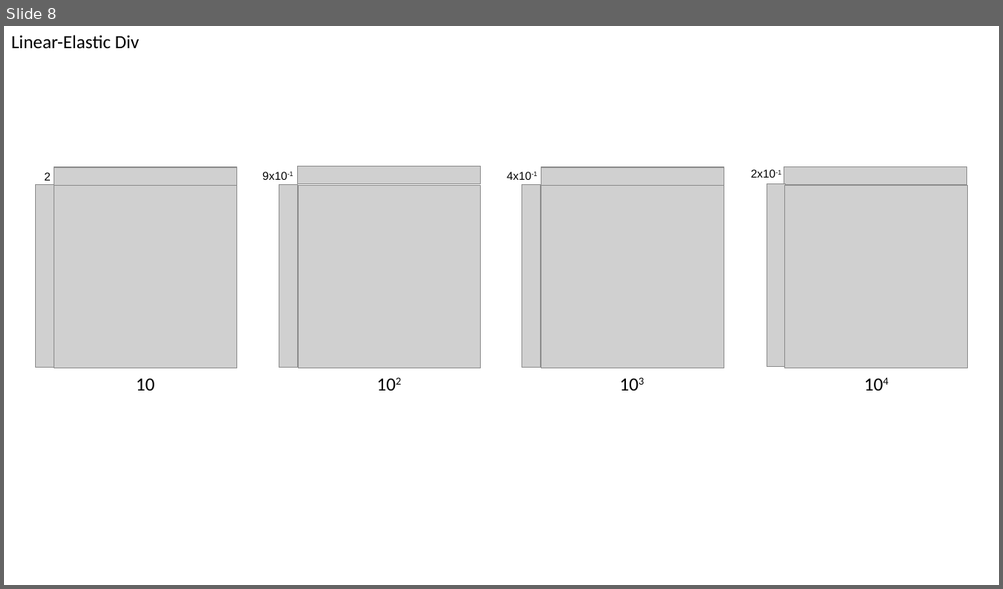
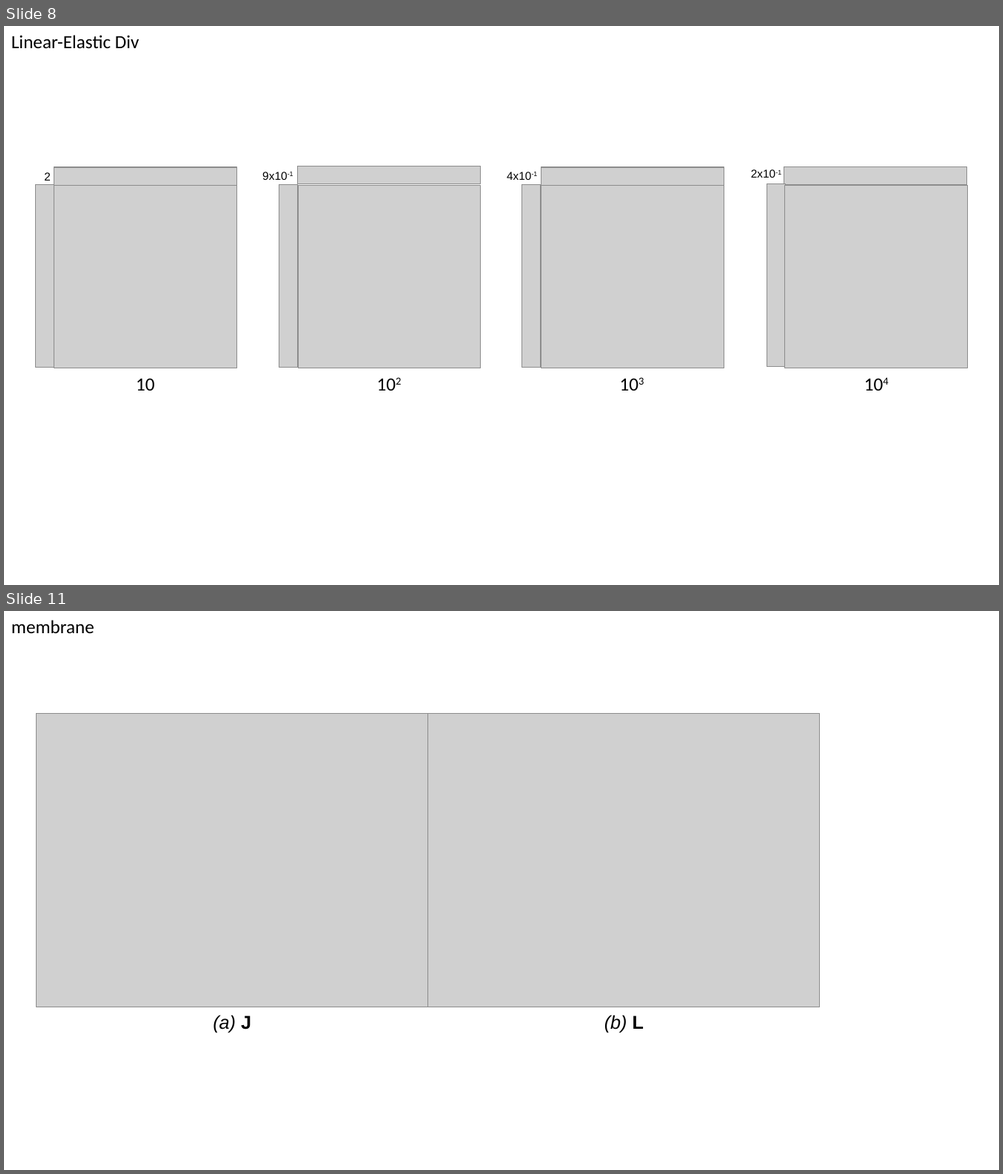
Before and after one commit to balbasty/computational-anatomy-notes, a slide deck: images/figures.pptx. Shown one above the other, each under a label of ours: slide 8 before the commit, slides 8 and 11 after it; the slides between them are not shown. The pictures are 1003x589 and 1003x1174 pixels, drawn with LibreOffice and Linux fonts; fonts in the diff are those of the drawing; grey boxes stand for pictures. Boxes give left, top, right and bottom in pixels: in the first picture for what was removed or moved away, otherwise in the second. Text is boxed around its words. In the diff, an @@ line names an element or a change of style, - is before the commit and + after.

```diff
--- a/images/figures.pptx
+++ b/images/figures.pptx
@@ slide 11 added at [4,611,999,1170], background #FFFFFF @@
@@ text added at [11,620,94,634], 18 pt, text #000000 @@
+membrane
@@ group added at [36,714,819,1034]: 2 pictures, 2 texts @@
+(a) J
+(b) L
```
Also in this commit, not shown: 1 slide changed, 4 other slides added, 5 other files.
